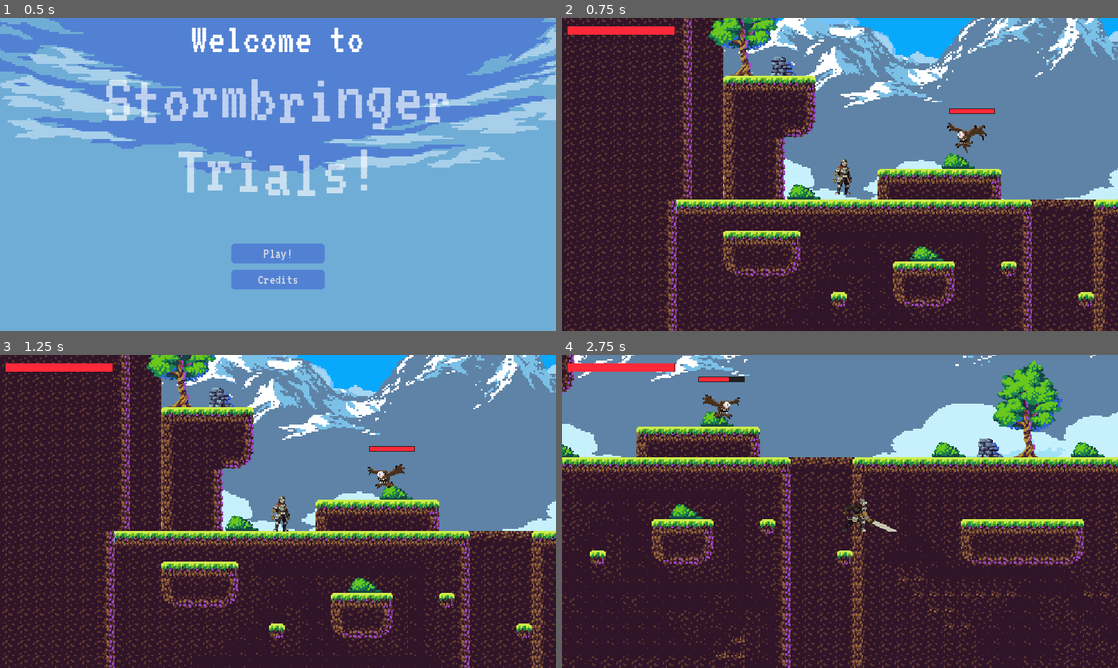
Above: before the commit, frames 1-4 (two rows, left to right).
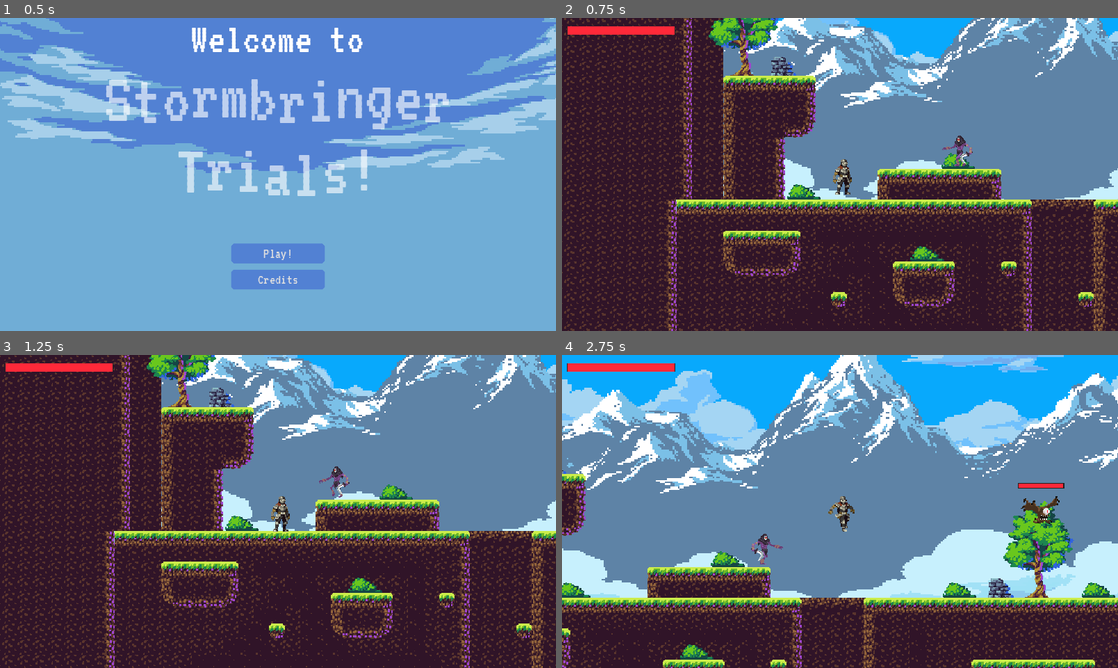
Above: after the commit, the same moments.

Repository: timowenz/stormbringer-trials
Game: Godot game, scene res://scenes/Menu.tscn
The game is run twice, just before and just after one commit, with the same random seed, the same clock (stepped at 60 frames per second) and the same inputs.
Inputs:
- Up to frame 1 (0.5 s): no input
- Up to frame 2 (0.75 s): click "Play!" at 0.5 s
- Up to frame 3 (1.25 s): no input
- Up to frame 4 (2.75 s): tap Enter (ui_accept) at 1.25, 1.52, 2.27 s; hold Right (ui_right) from 1.28 s (still down); tap Q (attack) at 1.35, 2.1 s

Frame 1 is identical in both runs. In frame 2, 0.5% of the frame differs, in the area x 68-78%, y 28-48%; in frame 3, 0.5%; in frame 4, 79%, in the area x 0-100%, y 0-100%.

Commit message:
feat: added BringerOfDeath enemy to game

Diff:
--- /dev/null
+++ b/scenes/BringerOfDeath.tscn
@@ -0,0 +1,239 @@
+[gd_scene load_steps=46 format=3 uid="uid://byufb1ir0dmio"]
+
+[ext_resource type="Script" path="res://scripts/BringerOfDeath.gd" id="1_f35kd"]
+[ext_resource type="Texture2D" uid="uid://6ymn657iblh0" path="res://assets/enemy_asset/Bringer-Of-Death/Individual Sprite/Attack/Bringer-of-Death_Attack_1.png" id="1_m4wty"]
+[ext_resource type="Texture2D" uid="uid://crrmfh0eyn2w" path="res://assets/enemy_asset/Bringer-Of-Death/Individual Sprite/Attack/Bringer-of-Death_Attack_2.png" id="2_4hfxv"]
+[ext_resource type="Texture2D" uid="uid://dg3u8nxhk2abs" path="res://assets/enemy_asset/Bringer-Of-Death/Individual Sprite/Attack/Bringer-of-Death_Attack_3.png" id="3_ylu5g"]
+[ext_resource type="Texture2D" uid="uid://ccvpkjnrd5tlk" path="res://assets/enemy_asset/Bringer-Of-Death/Individual Sprite/Attack/Bringer-of-Death_Attack_4.png" id="4_btmgw"]
+[ext_resource type="Texture2D" uid="uid://nrgpyqi0epns" path="res://assets/enemy_asset/Bringer-Of-Death/Individual Sprite/Attack/Bringer-of-Death_Attack_5.png" id="5_dp24c"]
+[ext_resource type="Texture2D" uid="uid://dmli1ind2ya26" path="res://assets/enemy_asset/Bringer-Of-Death/Individual Sprite/Attack/Bringer-of-Death_Attack_6.png" id="6_1i10s"]
+[ext_resource type="Texture2D" uid="uid://fn2jw5tryl3c" path="res://assets/enemy_asset/Bringer-Of-Death/Individual Sprite/Attack/Bringer-of-Death_Attack_7.png" id="7_ewgea"]
+[ext_resource type="Texture2D" uid="uid://1eoasw3yms1p" path="res://assets/enemy_asset/Bringer-Of-Death/Individual Sprite/Attack/Bringer-of-Death_Attack_8.png" id="8_m7ki6"]
+[ext_resource type="Texture2D" uid="uid://dk8pp52lwdlcn" path="res://assets/enemy_asset/Bringer-Of-Death/Individual Sprite/Attack/Bringer-of-Death_Attack_9.png" id="9_pgwr0"]
+[ext_resource type="Texture2D" uid="uid://c8mrgs6t4cjx7" path="res://assets/enemy_asset/Bringer-Of-Death/Individual Sprite/Attack/Bringer-of-Death_Attack_10.png" id="10_ttfgr"]
+[ext_resource type="Texture2D" uid="uid://dh4eansmc1y76" path="res://assets/enemy_asset/Bringer-Of-Death/Individual Sprite/Death/Bringer-of-Death_Death_1.png" id="11_clai6"]
+[ext_resource type="Texture2D" uid="uid://db6t8f8x7ddrk" path="res://assets/enemy_asset/Bringer-Of-Death/Individual Sprite/Death/Bringer-of-Death_Death_2.png" id="12_d8bu7"]
+[ext_resource type="Texture2D" uid="uid://ckgudtr1n40eu" path="res://assets/enemy_asset/Bringer-Of-Death/Individual Sprite/Death/Bringer-of-Death_Death_3.png" id="13_aghg0"]
+[ext_resource type="Texture2D" uid="uid://bceto7mef12uw" path="res://assets/enemy_asset/Bringer-Of-Death/Individual Sprite/Death/Bringer-of-Death_Death_4.png" id="14_easxx"]
+[ext_resource type="Texture2D" uid="uid://bkeejs34c7r46" path="res://assets/enemy_asset/Bringer-Of-Death/Individual Sprite/Death/Bringer-of-Death_Death_5.png" id="15_06wm0"]
+[ext_resource type="Texture2D" uid="uid://d4m2qy25fgspe" path="res://assets/enemy_asset/Bringer-Of-Death/Individual Sprite/Death/Bringer-of-Death_Death_6.png" id="16_dqile"]
+[ext_resource type="Texture2D" uid="uid://dli5qjbasxdss" path="res://assets/enemy_asset/Bringer-Of-Death/Individual Sprite/Death/Bringer-of-Death_Death_7.png" id="17_tspa1"]
+[ext_resource type="Texture2D" uid="uid://g476t6rksoda" path="res://assets/enemy_asset/Bringer-Of-Death/Individual Sprite/Death/Bringer-of-Death_Death_8.png" id="18_wnfoe"]
+[ext_resource type="Texture2D" uid="uid://dxjbh7l8m2nw5" path="res://assets/enemy_asset/Bringer-Of-Death/Individual Sprite/Death/Bringer-of-Death_Death_9.png" id="19_375yv"]
+[ext_resource type="Texture2D" uid="uid://dgwpks2udps3w" path="res://assets/enemy_asset/Bringer-Of-Death/Individual Sprite/Death/Bringer-of-Death_Death_10.png" id="20_3eilb"]
+[ext_resource type="Texture2D" uid="uid://bihv82mmp3te7" path="res://assets/enemy_asset/Bringer-Of-Death/Individual Sprite/Hurt/Bringer-of-Death_Hurt_1.png" id="21_vo0pk"]
+[ext_resource type="Texture2D" uid="uid://drg0kqrehhe2d" path="res://assets/enemy_asset/Bringer-Of-Death/Individual Sprite/Hurt/Bringer-of-Death_Hurt_2.png" id="22_lbp4i"]
+[ext_resource type="Texture2D" uid="uid://7fn0m7eylde6" path="res://assets/enemy_asset/Bringer-Of-Death/Individual Sprite/Hurt/Bringer-of-Death_Hurt_3.png" id="23_5aby2"]
+[ext_resource type="Texture2D" uid="uid://bb86xvfwtvpid" path="res://assets/enemy_asset/Bringer-Of-Death/Individual Sprite/Idle/Bringer-of-Death_Idle_1.png" id="24_4l4er"]
+[ext_resource type="Texture2D" uid="uid://cswawrdju102u" path="res://assets/enemy_asset/Bringer-Of-Death/Individual Sprite/Idle/Bringer-of-Death_Idle_2.png" id="25_o2h4g"]
+[ext_resource type="Texture2D" uid="uid://bjdq20ypcg1l0" path="res://assets/enemy_asset/Bringer-Of-Death/Individual Sprite/Idle/Bringer-of-Death_Idle_3.png" id="26_lm66d"]
+[ext_resource type="Texture2D" uid="uid://clccf4bfmip0t" path="res://assets/enemy_asset/Bringer-Of-Death/Individual Sprite/Idle/Bringer-of-Death_Idle_4.png" id="27_cobsx"]
+[ext_resource type="Texture2D" uid="uid://bd1ijyy7c14m7" path="res://assets/enemy_asset/Bringer-Of-Death/Individual Sprite/Idle/Bringer-of-Death_Idle_5.png" id="28_ne4os"]
+[ext_resource type="Texture2D" uid="uid://1tt1f7cq4oq" path="res://assets/enemy_asset/Bringer-Of-Death/Individual Sprite/Idle/Bringer-of-Death_Idle_6.png" id="29_5odbd"]
+[ext_resource type="Texture2D" uid="uid://b48bx0xjdy2tu" path="res://assets/enemy_asset/Bringer-Of-Death/Individual Sprite/Idle/Bringer-of-Death_Idle_7.png" id="30_lrtlt"]
+[ext_resource type="Texture2D" uid="uid://de7t8ubi5tvik" path="res://assets/enemy_asset/Bringer-Of-Death/Individual Sprite/Idle/Bringer-of-Death_Idle_8.png" id="31_wsrhw"]
+[ext_resource type="Texture2D" uid="uid://cmm20j4boltav" path="res://assets/enemy_asset/Bringer-Of-Death/Individual Sprite/Walk/Bringer-of-Death_Walk_1.png" id="32_wen4p"]
+[ext_resource type="Texture2D" uid="uid://d00ngiyhnc4kt" path="res://assets/enemy_asset/Bringer-Of-Death/Individual Sprite/Walk/Bringer-of-Death_Walk_2.png" id="33_2dl3d"]
+[ext_resource type="Texture2D" uid="uid://ca8vk3j4kxjdi" path="res://assets/enemy_asset/Bringer-Of-Death/Individual Sprite/Walk/Bringer-of-Death_Walk_3.png" id="34_s6f3f"]
+[ext_resource type="Texture2D" uid="uid://cn8mr0m24snpf" path="res://assets/enemy_asset/Bringer-Of-Death/Individual Sprite/Walk/Bringer-of-Death_Walk_4.png" id="35_vxwxw"]
+[ext_resource type="Texture2D" uid="uid://ce7y62j4evxu2" path="res://assets/enemy_asset/Bringer-Of-Death/Individual Sprite/Walk/Bringer-of-Death_Walk_5.png" id="36_3r1a6"]
+[ext_resource type="Texture2D" uid="uid://b0wvufri5w2hw" path="res://assets/enemy_asset/Bringer-Of-Death/Individual Sprite/Walk/Bringer-of-Death_Walk_6.png" id="37_tu8rl"]
+[ext_resource type="Texture2D" uid="uid://bxqjex05evpi7" path="res://assets/enemy_asset/Bringer-Of-Death/Individual Sprite/Walk/Bringer-of-Death_Walk_7.png" id="38_6pqpy"]
+[ext_resource type="Texture2D" uid="uid://c2vl2t150s171" path="res://assets/enemy_asset/Bringer-Of-Death/Individual Sprite/Walk/Bringer-of-Death_Walk_8.png" id="39_bnxtx"]
+[ext_resource type="PackedScene" uid="uid://bfnmde8f8404r" path="res://scenes/HealthBar.tscn" id="40_pryr0"]
+
+[sub_resource type="SpriteFrames" id="SpriteFrames_gefq3"]
+animations = [{
+"frames": [{
+"duration": 1.0,
+"texture": ExtResource("1_m4wty")
+}, {
+"duration": 1.0,
+"texture": ExtResource("2_4hfxv")
+}, {
+"duration": 1.0,
+"texture": ExtResource("3_ylu5g")
+}, {
+"duration": 1.0,
+"texture": ExtResource("4_btmgw")
+}, {
+"duration": 1.0,
+"texture": ExtResource("5_dp24c")
+}, {
+"duration": 1.0,
+"texture": ExtResource("6_1i10s")
+}, {
+"duration": 1.0,
+"texture": ExtResource("7_ewgea")
+}, {
+"duration": 1.0,
+"texture": ExtResource("8_m7ki6")
+}, {
+"duration": 1.0,
+"texture": ExtResource("9_pgwr0")
+}, {
+"duration": 1.0,
+"texture": ExtResource("10_ttfgr")
+}],
+"loop": true,
+"name": &"attack",
+"speed": 5.0
+}, {
+"frames": [{
+"duration": 1.0,
+"texture": ExtResource("11_clai6")
+}, {
+"duration": 1.0,
+"texture": ExtResource("12_d8bu7")
+}, {
+"duration": 1.0,
+"texture": ExtResource("13_aghg0")
+}, {
+"duration": 1.0,
+"texture": ExtResource("14_easxx")
+}, {
+"duration": 1.0,
+"texture": ExtResource("15_06wm0")
+}, {
+"duration": 1.0,
+"texture": ExtResource("16_dqile")
+}, {
+"duration": 1.0,
+"texture": ExtResource("17_tspa1")
+}, {
+"duration": 1.0,
+"texture": ExtResource("18_wnfoe")
+}, {
+"duration": 1.0,
+"texture": ExtResource("19_375yv")
+}, {
+"duration": 1.0,
+"texture": ExtResource("20_3eilb")
+}],
+"loop": true,
+"name": &"death",
+"speed": 5.0
+}, {
+"frames": [{
+"duration": 1.0,
+"texture": ExtResource("21_vo0pk")
+}, {
+"duration": 1.0,
+"texture": ExtResource("22_lbp4i")
+}, {
+"duration": 1.0,
+"texture": ExtResource("23_5aby2")
+}],
+"loop": true,
+"name": &"hurt",
+"speed": 5.0
+}, {
+"frames": [{
+"duration": 1.0,
+"texture": ExtResource("24_4l4er")
+}, {
+"duration": 1.0,
+"texture": ExtResource("25_o2h4g")
+}, {
+"duration": 1.0,
+"texture": ExtResource("26_lm66d")
+}, {
+"duration": 1.0,
+"texture": ExtResource("27_cobsx")
+}, {
+"duration": 1.0,
+"texture": ExtResource("29_5odbd")
+}, {
+"duration": 1.0,
+"texture": ExtResource("28_ne4os")
+}, {
+"duration": 1.0,
+"texture": ExtResource("30_lrtlt")
+}, {
+"duration": 1.0,
+"texture": ExtResource("31_wsrhw")
+}],
+"loop": true,
+"name": &"idle",
+"speed": 5.0
+}, {
+"frames": [{
+"duration": 1.0,
+"texture": ExtResource("32_wen4p")
+}, {
+"duration": 1.0,
+"texture": ExtResource("33_2dl3d")
+}, {
+"duration": 1.0,
+"texture": ExtResource("34_s6f3f")
+}, {
+"duration": 1.0,
+"texture": ExtResource("35_vxwxw")
+}, {
+"duration": 1.0,
+"texture": ExtResource("36_3r1a6")
+}, {
+"duration": 1.0,
+"texture": ExtResource("37_tu8rl")
+}, {
+"duration": 1.0,
+"texture": ExtResource("38_6pqpy")
+}, {
+"duration": 1.0,
+"texture": ExtResource("39_bnxtx")
+}],
+"loop": true,
+"name": &"walk",
+"speed": 5.0
+}]
+
+[sub_resource type="RectangleShape2D" id="RectangleShape2D_y60ey"]
+size = Vector2(24, 38)
+
+[sub_resource type="CircleShape2D" id="CircleShape2D_uv06c"]
+radius = 15.0
+
+[sub_resource type="CircleShape2D" id="CircleShape2D_nqw8m"]
+radius = 186.0
+
+[node name="BringerOfDeath" type="CharacterBody2D"]
+script = ExtResource("1_f35kd")
+
+[node name="AnimatedSprite2D" type="AnimatedSprite2D" parent="."]
+position = Vector2(-21, 12)
+scale = Vector2(0.591892, 0.58871)
+sprite_frames = SubResource("SpriteFrames_gefq3")
+animation = &"idle"
+autoplay = "idle"
+offset = Vector2(16, 2.08165e-12)
+
+[node name="CollisionShape2D" type="CollisionShape2D" parent="."]
+position = Vector2(0, 26)
+shape = SubResource("RectangleShape2D_y60ey")
+
+[node name="HealthBar" parent="." instance=ExtResource("40_pryr0")]
+visible = false
+offset_left = -21.0
+offset_top = -2.0
+offset_right = 21.0
+offset_bottom = 2.0
+
+[node name="Node2D" type="Node2D" parent="."]
+visible = false
+
+[node name="Area2D" type="Area2D" parent="Node2D"]
+visible = false
+
+[node name="CollisionShape2D" type="CollisionShape2D" parent="Node2D/Area2D"]
+position = Vector2(-14, 24)
+shape = SubResource("CircleShape2D_uv06c")
+
+[node name="DetectionArea2D" type="Area2D" parent="."]
+visible = false
+collision_layer = 2
+collision_mask = 2
+
+[node name="CollisionShape2D" type="CollisionShape2D" parent="DetectionArea2D"]
+shape = SubResource("CircleShape2D_nqw8m")
+
+[connection signal="body_entered" from="DetectionArea2D" to="." method="_on_detection_area_2d_body_entered"]
--- a/scenes/Game.tscn
+++ b/scenes/Game.tscn
@@ -17,6 +17,7 @@
 [ext_resource type="PackedScene" uid="uid://b4ahma1cub6ar" path="res://scenes/FlyingEye.tscn" id="9_vhevj"]
 [ext_resource type="PackedScene" uid="uid://cmva44s7chgwy" path="res://scenes/PauseScreen.tscn" id="10_12ia5"]
 [ext_resource type="PackedScene" uid="uid://ccrscj7aj4wtc" path="res://scenes/WonScreen.tscn" id="14_h6jtw"]
+[ext_resource type="PackedScene" uid="uid://byufb1ir0dmio" path="res://scenes/BringerOfDeath.tscn" id="18_pkcwy"]
 
 [sub_resource type="TileSetAtlasSource" id="TileSetAtlasSource_wcxmo"]
 texture = ExtResource("1_iralc")
@@ -534,7 +535,7 @@
 position = Vector2(727, 226)
 
 [node name="FlyingEye4" parent="Enemies" instance=ExtResource("9_vhevj")]
-position = Vector2(261, 221)
+position = Vector2(565, 198)
 
 [node name="FlyingEye3" parent="Enemies" instance=ExtResource("9_vhevj")]
 position = Vector2(1443, 208)
@@ -574,3 +575,6 @@
 
 [node name="GameOverTimer" type="Timer" parent="."]
 wait_time = 0.3
+
+[node name="BringerOfDeath" parent="." instance=ExtResource("18_pkcwy")]
+position = Vector2(266, 201)
--- /dev/null
+++ b/scripts/BringerOfDeath.gd
@@ -0,0 +1,64 @@
+extends CharacterBody2D
+
+const SPEED = 150
+const GRAVITY = 25
+const JUMP_HEIGHT = 400
+var health = 200
+var player = null
+var player_chase = false
+var damage = 15
+signal dead
+
+@onready var healthbar = $HealthBar
+
+func _ready():
+	healthbar.init_health(health)
+
+func _physics_process(_delta):
+	velocity.y += GRAVITY
+
+	if (player_chase):
+
+		var direction = (player.position - position).normalized()
+		velocity.x = direction.x * SPEED
+
+		if (player.position.x < position.x):
+			$AnimatedSprite2D.flip_h = false
+			$AnimatedSprite2D.offset.x = 0
+			$Node2D.scale.x = 1
+		else:
+			$AnimatedSprite2D.flip_h = true
+			# This is because the sprite: 'BringerOfDeath' is not centered
+			$AnimatedSprite2D.offset.x = 60
+			$Node2D.scale.x = -1
+
+		if (player.position.distance_to(position) < 50):
+			$AnimatedSprite2D.play("attack")
+		else:
+			$AnimatedSprite2D.play("walk")
+	move_and_slide()
+
+func _on_detection_area_2d_body_entered(body):
+	player = body
+	player_chase = true
+
+func get_health():
+	return health
+
+func set_health(value):
+	health = value
+
+func take_damage(damage):
+	health -= damage
+	healthbar.health = health
+	if (health <= 0):
+		dead.emit()
+		queue_free()
+
+func _on_animated_sprite_2d_animation_finished():
+	player.take_damage(damage)
+
+func _on_area_2d_body_entered(body):
+	# jump
+	if (body.name == "TileMap"):
+		velocity.y = -JUMP_HEIGHT
Not shown, added: assets/enemy_asset/Bringer-Of-Death/Contact.txt
Binary file added: assets/enemy_asset/Bringer-Of-Death/Individual Sprite/Attack/Bringer-of-Death_Attack_1.png
Not shown, added: assets/enemy_asset/Bringer-Of-Death/Individual Sprite/Attack/Bringer-of-Death_Attack_1.png.import
Binary file added: assets/enemy_asset/Bringer-Of-Death/Individual Sprite/Attack/Bringer-of-Death_Attack_10.png
Not shown, added: assets/enemy_asset/Bringer-Of-Death/Individual Sprite/Attack/Bringer-of-Death_Attack_10.png.import
Binary file added: assets/enemy_asset/Bringer-Of-Death/Individual Sprite/Attack/Bringer-of-Death_Attack_2.png
Not shown, added: assets/enemy_asset/Bringer-Of-Death/Individual Sprite/Attack/Bringer-of-Death_Attack_2.png.import
Binary file added: assets/enemy_asset/Bringer-Of-Death/Individual Sprite/Attack/Bringer-of-Death_Attack_3.png
Not shown, added: assets/enemy_asset/Bringer-Of-Death/Individual Sprite/Attack/Bringer-of-Death_Attack_3.png.import
Binary file added: assets/enemy_asset/Bringer-Of-Death/Individual Sprite/Attack/Bringer-of-Death_Attack_4.png
Not shown, added: assets/enemy_asset/Bringer-Of-Death/Individual Sprite/Attack/Bringer-of-Death_Attack_4.png.import
Binary file added: assets/enemy_asset/Bringer-Of-Death/Individual Sprite/Attack/Bringer-of-Death_Attack_5.png
(and 219 more such lines)
